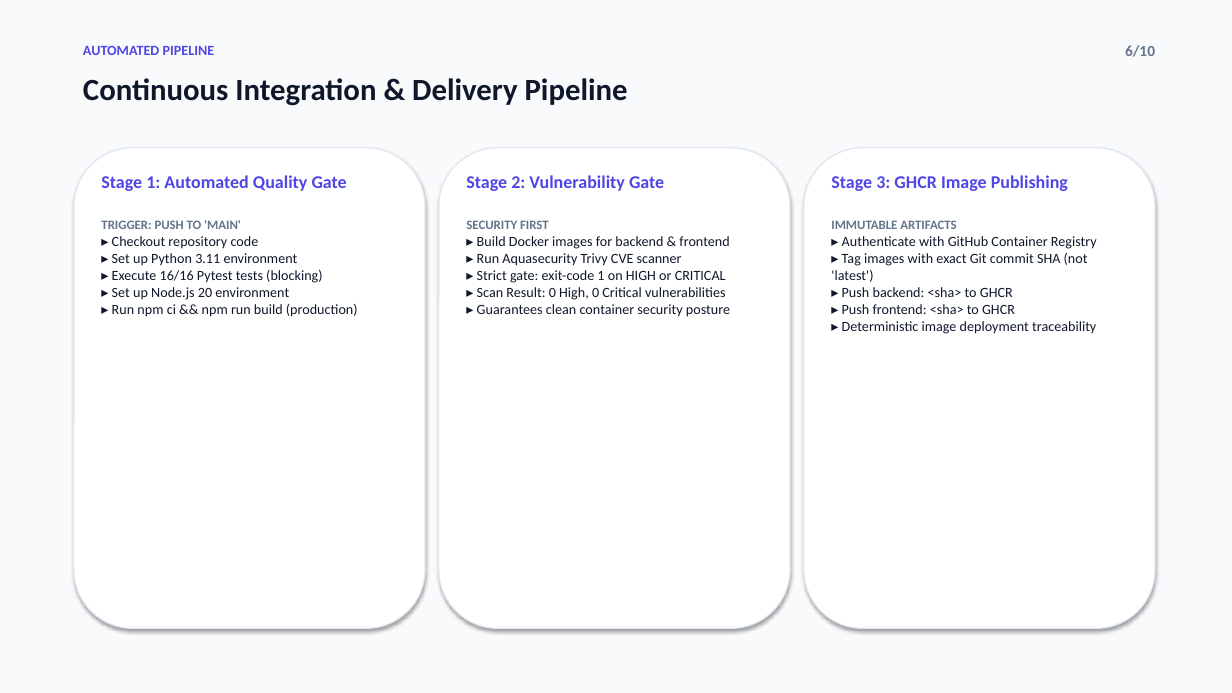
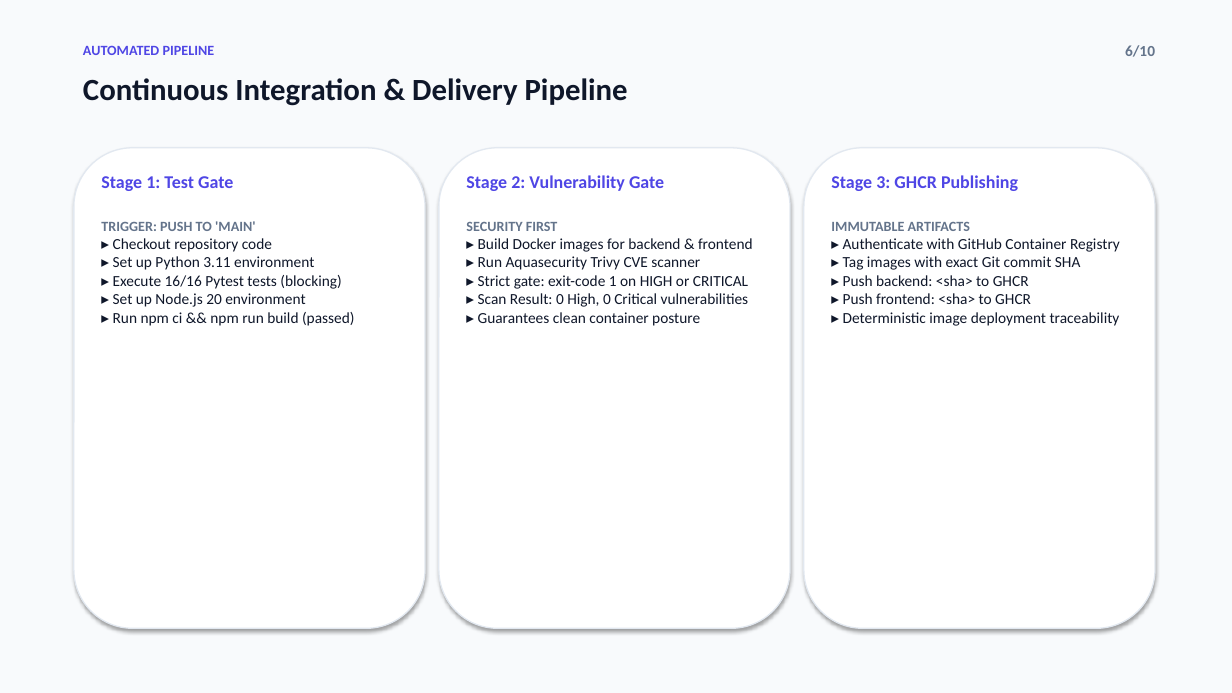
Before and after one commit to Ujwal-kumar-reddy/bookflow, a slide deck: slide 6 of BookFlow_DevOps_Capstone_Presentation.pptx. Drawn at 1232x693 pixels with LibreOffice and Linux fonts; fonts in the diff are those of the drawing. Boxes give left, top, right and bottom in pixels: in the first picture for what was removed or moved away, otherwise in the second. Text is boxed around its words. In the diff, an @@ line names an element or a change of style, - is before the commit and + after.

Commit message:
style(presentation): fix overflows, enlarge typography, and balance symmetrical card layouts

```diff
--- a/BookFlow_DevOps_Capstone_Presentation.pptx
+++ b/BookFlow_DevOps_Capstone_Presentation.pptx
@@ text at (101,176,233,191): text changed @@
-Stage 1: Automated Quality Gate
+Stage 1: Test Gate
@@ text at (831,175,1018,191): text changed @@
-Stage 3: GHCR Image Publishing
+Stage 3: GHCR Publishing
@@ text at (101,221,341,307): size 10 to 11 pt in "TRIGGER: PUSH TO 'MAIN'"; size 11 to 12 pt in "▸ Checkout repository code", "▸ Set up Python 3.11 environment", "▸ Execute 16/16 Pytest tests (blocking)", "▸ Set up Node.js 20 environment" @@
@@ text at (466,222,753,307): size 10 to 11 pt in "SECURITY FIRST"; size 11 to 12 pt in "▸ Build Docker images for backend & ...", "▸ Run Aquasecurity Trivy CVE scanner", "▸ Strict gate: exit-code 1 on HIGH ...", "▸ Scan Result: 0 High, 0 Critical ..." @@
@@ text at (831,222,1120,326): size 10 to 11 pt in "IMMUTABLE ARTIFACTS"; size 11 to 12 pt in "▸ Authenticate with GitHub Container Registry", "▸ Push backend: <sha> to GHCR", "▸ Push frontend: <sha> to GHCR", "▸ Deterministic image deployment traceability" @@
@@ text at (843,256,1081,270): text changed; size 11 to 12 pt @@
-▸ Tag images with exact Git commit SHA (not 'latest')
+▸ Tag images with exact Git commit SHA
@@ text at (113,312,355,326): text changed; size 11 to 12 pt @@
-▸ Run npm ci && npm run build (production)
+▸ Run npm ci && npm run build (passed)
@@ text at (478,312,700,326): text changed; size 11 to 12 pt @@
-▸ Guarantees clean container security posture
+▸ Guarantees clean container posture
```
Also in this commit, not shown: 5 other slides changed, 2 other files.
